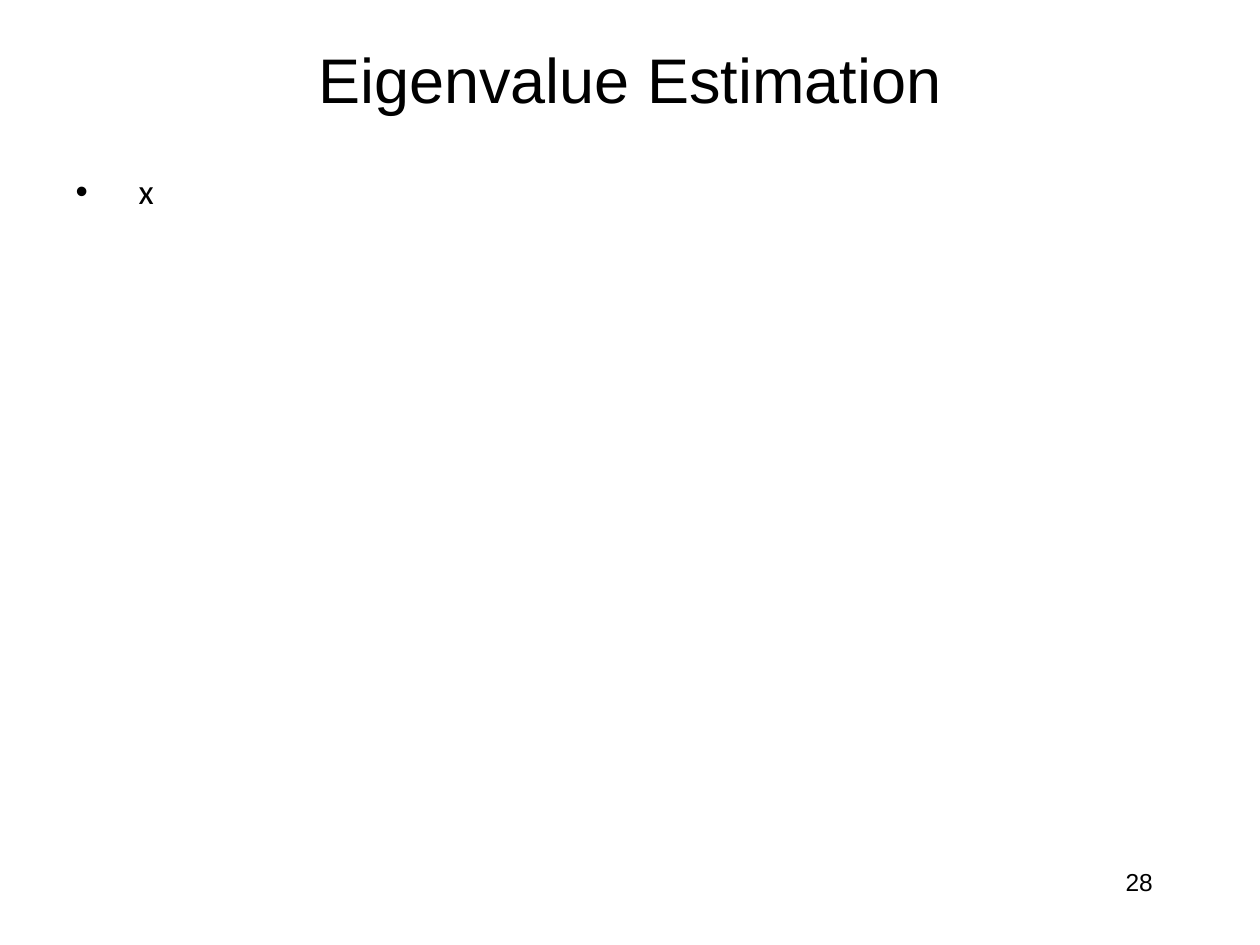
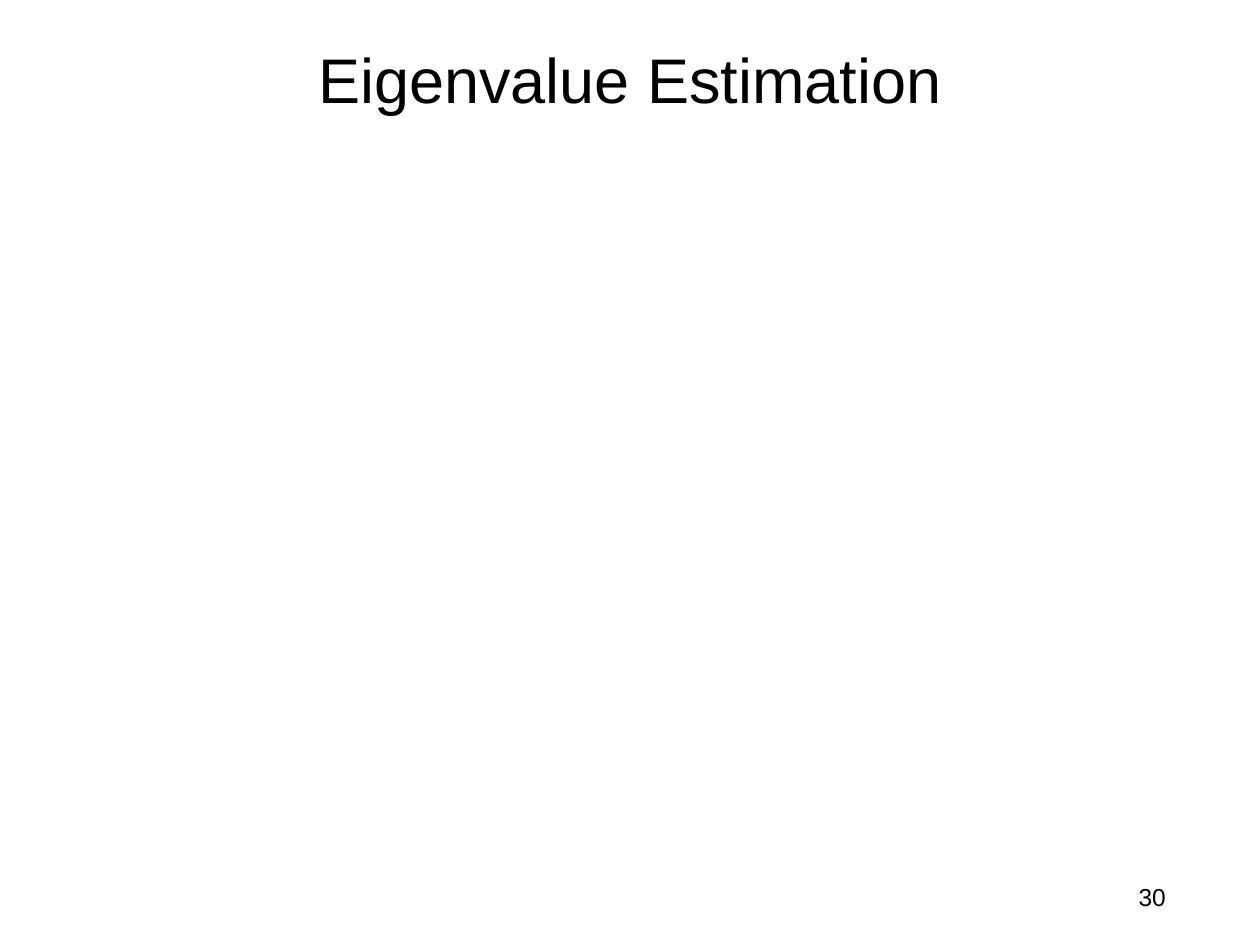
Before and after one commit to jlmucb/class_notes, a slide deck: slide 30 of BerkeleyClass/CS290Spring2013/Lectures/QC.pptx (slide 28 before the commit). Drawn at 1260x945 pixels with LibreOffice and Linux fonts; fonts in the diff are those of the drawing; grey boxes stand for pictures. Boxes give left, top, right and bottom in pixels: in the first picture for what was removed or moved away, otherwise in the second. Text is boxed around its words. In the diff, an @@ line names an element or a change of style, - is before the commit and + after.

```diff
--- a/BerkeleyClass/CS290Spring2013/Lectures/QC.pptx
+++ b/BerkeleyClass/CS290Spring2013/Lectures/QC.pptx
@@ text removed at bbox=[139, 187, 154, 204] @@
-• x
@@ page number at bbox=[1139, 889, 1166, 907]: text changed @@
-28
+30
```
Also in this commit, not shown: 5 other slides changed, 3 slides added.
